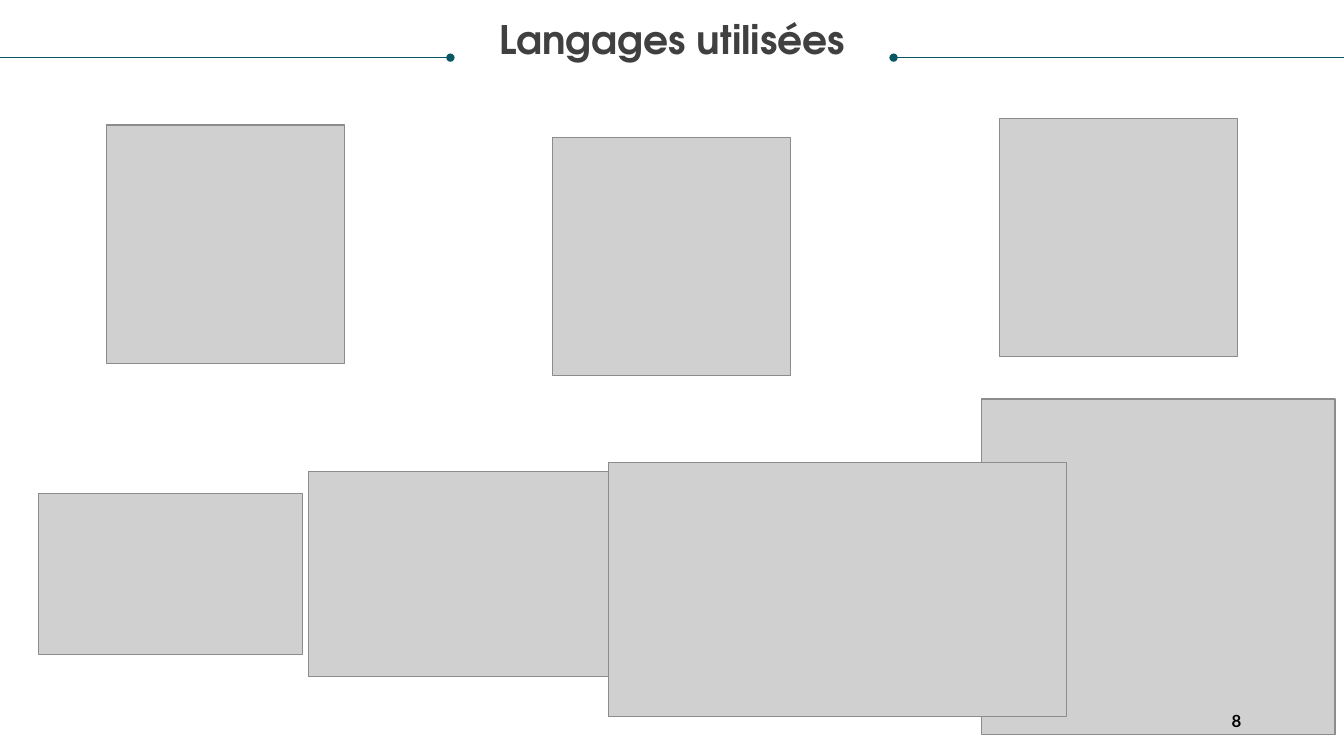
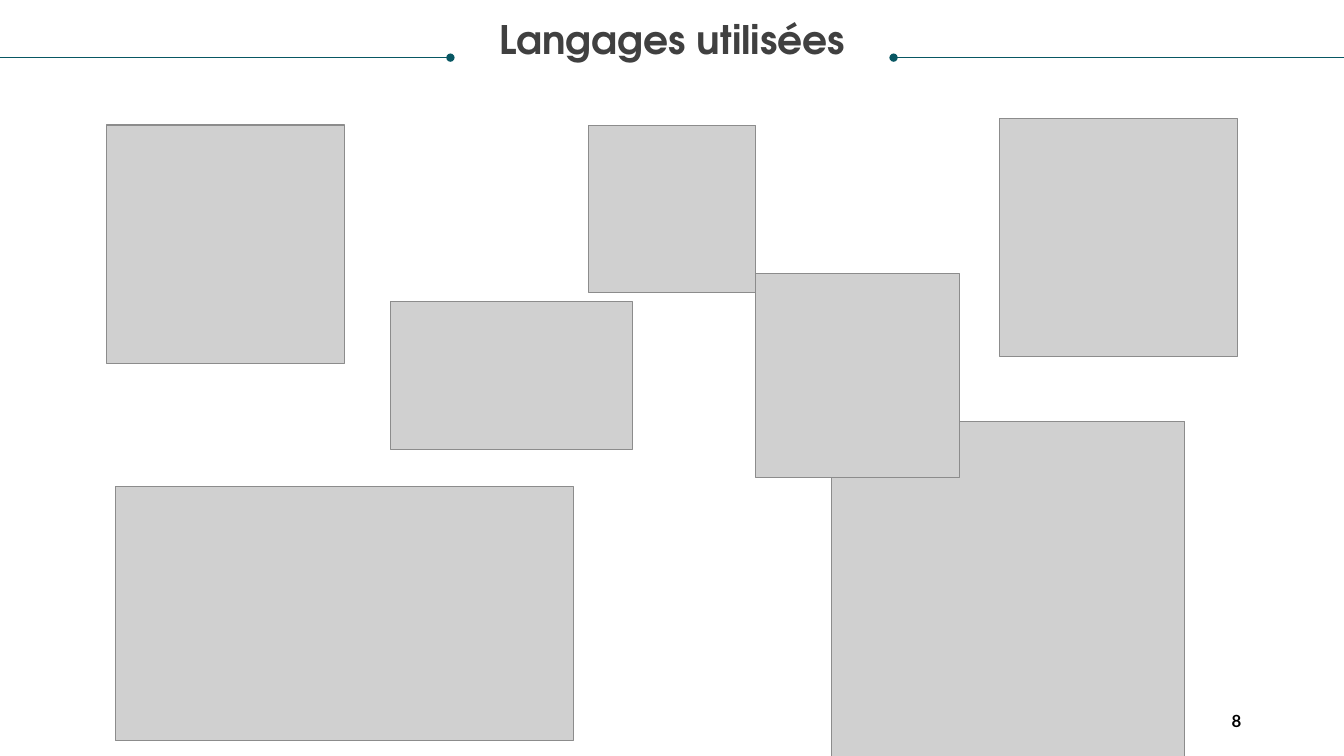
Before and after one commit to El-pollo-loco-adrar/cours_CDA, a slide deck: slide 8 of FIL_ROUGE/power point/fil rouge.pptx. Drawn at 1344x756 pixels with LibreOffice and Linux fonts; fonts in the diff are those of the drawing; grey boxes stand for pictures. Boxes give left, top, right and bottom in pixels: in the first picture for what was removed or moved away, otherwise in the second. Text is boxed around its words. In the diff, an @@ line names an element or a change of style, - is before the commit and + after.

```diff
--- a/FIL_ROUGE/power point/fil rouge.pptx
+++ b/FIL_ROUGE/power point/fil rouge.pptx
@@ picture resized from (x1=554, y1=137, x2=791, y2=375) to (x1=589, y1=125, x2=756, y2=292) @@
@@ picture added at (x1=756, y1=274, x2=960, y2=478) @@
@@ picture resized from (x1=39, y1=494, x2=302, y2=655) to (x1=391, y1=301, x2=633, y2=450) @@
@@ picture moved from (x1=982, y1=399, x2=1335, y2=735) to (x1=832, y1=421, x2=1185, y2=756) @@
@@ picture removed at (x1=309, y1=472, x2=720, y2=677) @@
@@ picture moved from (x1=609, y1=463, x2=1067, y2=717) to (x1=115, y1=487, x2=573, y2=741) @@
```
Also in this commit, not shown: 1 other slide changed, 5 slides added, 2 slides removed, 10 other files.
